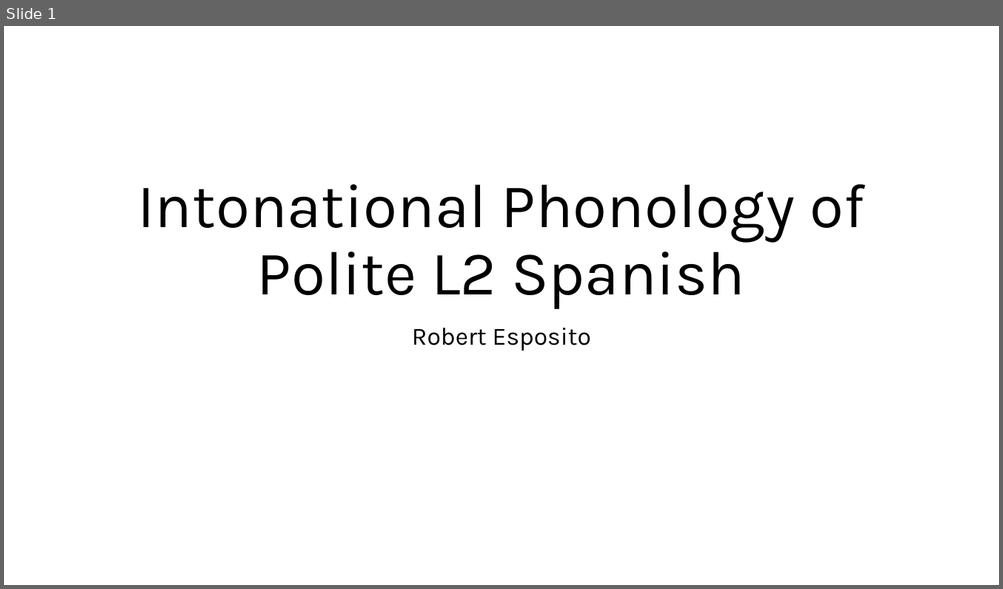
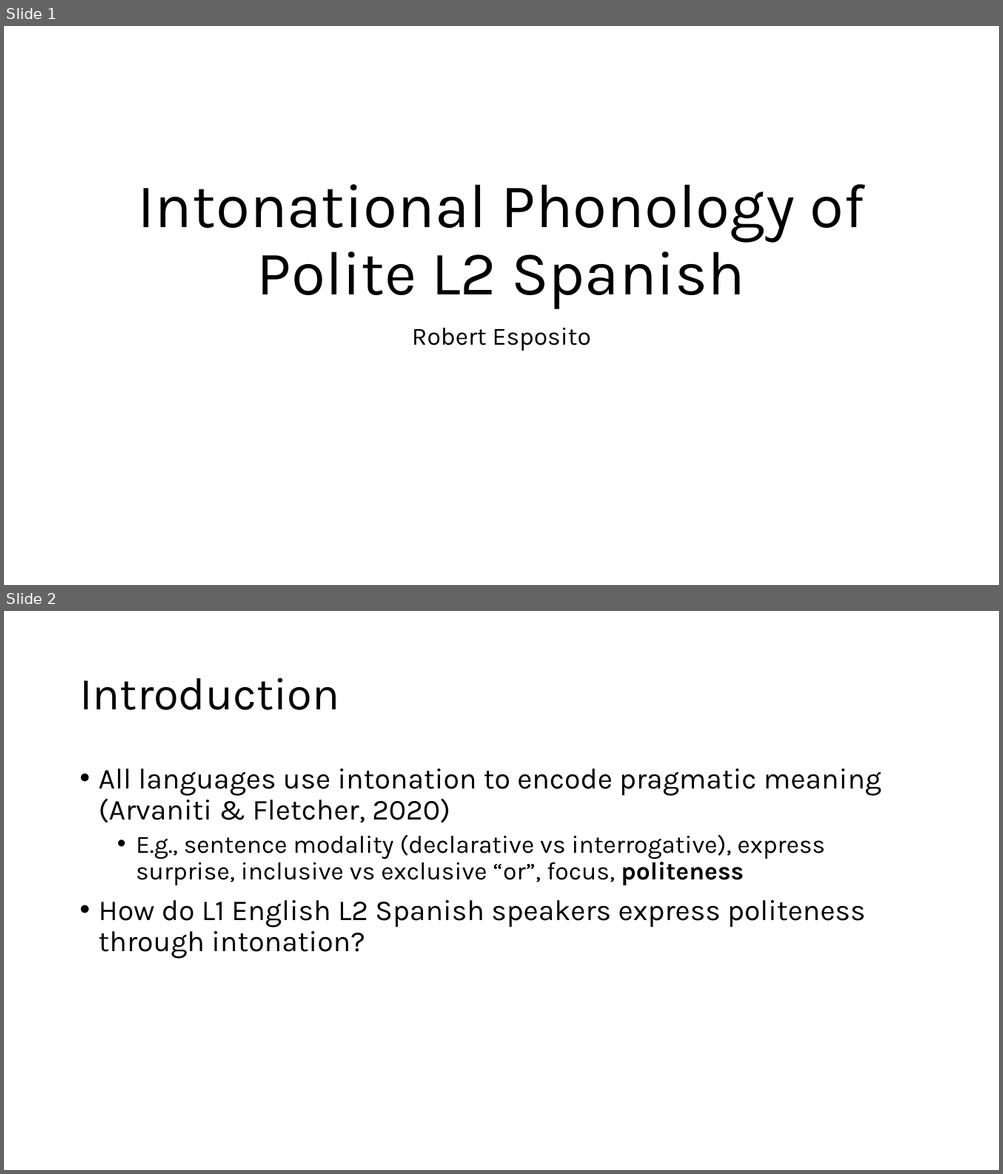
Before and after one commit to RobertEspo/polite_l2_spanish, a slide deck: slides/12_05_2024_sociolinguistics.pptx. Shown one above the other, each under a label of ours: slide 1 before the commit, slides 1 and 2 after it. The pictures are 1003x589 and 1003x1174 pixels, drawn with LibreOffice and Linux fonts; fonts in the diff are those of the drawing. Boxes give left, top, right and bottom in pixels: in the first picture for what was removed or moved away, otherwise in the second. Text is boxed around its words. In the diff, an @@ line names an element or a change of style, - is before the commit and + after.

```diff
--- a/slides/12_05_2024_sociolinguistics.pptx
+++ b/slides/12_05_2024_sociolinguistics.pptx
@@ slide 2 added at box(4, 611, 999, 1170), background #FFFFFF @@
@@ title added at box(79, 678, 339, 710), 44 pt, text #000000 @@
+Introduction
@@ text added at box(99, 769, 881, 959), 28 pt, text #000000 @@
+• All languages use intonation to encode pragmatic meaning (Arvaniti & Fletcher, 2020)
+  • E.g., sentence modality (declarative vs interrogative), express surprise, inclusive vs exclusive “or”, focus, politeness
+• How do L1 English L2 Spanish speakers express politeness through intonation?
```
Also in this commit, not shown: 1 slide changed, 33 other slides added, 10 slides removed, 56 other files.
